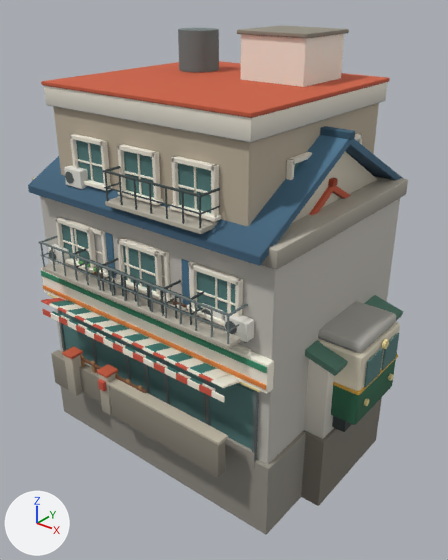
The glTF model art/town/coastal-town-kit.glb, before and after one commit.
Rendered twice from a camera (50 mm lens) standing at (12.34, -15.16, 12.81) and looking at (0.54, -0.42, 3.67). Lighting does not change. The marker at lower left points along +X, +Y and +Z. The first picture is the older version.

The first picture shows 'Town_House_SlopeA', 'Town_House_SlopeB', 'Town_Shop_Corner', 'Town_Shop_Konbini', 'Town_Shop_Tall', 'Town_Tram_Car'.
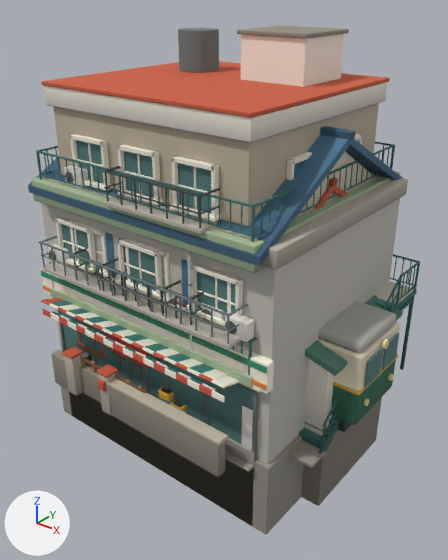
Patch to the scene script:
```diff
--- a/art/town/coastal-town-kit.glb.py
+++ b/art/town/coastal-town-kit.glb.py
@@ me_town_hero_haikaze @@
+me_town_hero_haikaze.from_pydata(...)  # 13260 vertices, 24248 faces; spans x -4.46..5.66, y -4.05..4.16, z -2.4..8.5
+me_town_hero_haikaze.materials.append(mat_coastaltown_vertexcolor)
@@ ob_town_hero_haikaze @@
+ob_town_hero_haikaze = bpy.data.objects.new('Town_Hero_Haikaze', me_town_hero_haikaze)
+ob_town_hero_haikaze.location = (0.0, 0.0, 0.0)
```

Boxes [x1, y1, x2, y2] around the edits, measured in the pictures (448 x 560 px):
'Town_Hero_Haikaze', added
    after: [31, 142, 420, 526]
